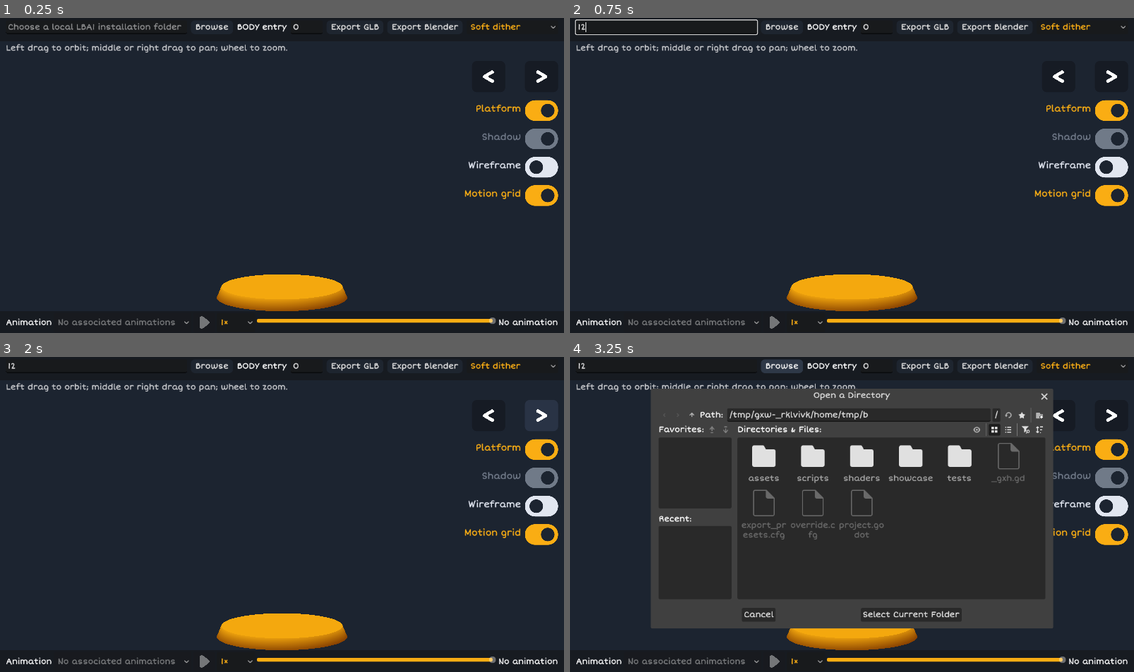
Above: before the commit, frames 1-4 (two rows, left to right).
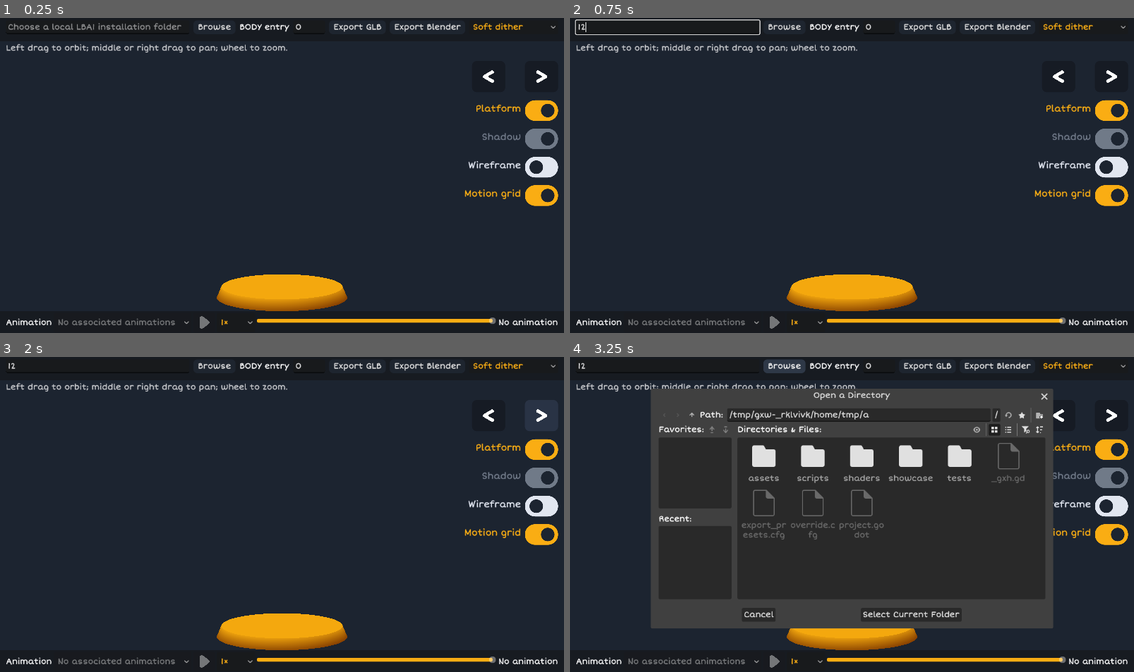
Above: after the commit, the same moments.

Repository: jvetulani/LBAModelRenderer
Game: Godot game, scene res://assets/scenes/main.tscn
Same seed, same stepped clock (60 frames per second), same inputs: the game is played once before the commit and once after it.
Inputs (mouse positions are in pixels of both pictures, inside the frame that each line leads up to):
- Up to frame 1 (0.25 s): no input
- Up to frame 2 (0.75 s): click (665, 27) at 0.52 s; type "12" at 0.6 s
- Up to frame 3 (2 s): click (541, 416) at 1.25 s
- Up to frame 4 (3.25 s): click (1111, 416) at 2 s; click "Browse" at 2.75 s

The runs differ from the first frame. In frame 1, 0.6% of the frame differs, in the area x 34-93%, y 1-5%; in frame 2, 0.6%; in frame 3, 0.6%; in frame 4, 0.7%, in the area x 33-93%, y 0-20%.

Commit message:
Match soft dither to source palette and simplify shading modes

Diff:
--- a/assets/scenes/main.tscn
+++ b/assets/scenes/main.tscn
@@ -28,7 +28,7 @@
 shader_parameter/palette_index_override = 240
 shader_parameter/use_mesh_lighting = true
 shader_parameter/mesh_light_span = 7.0
-shader_parameter/dither_mode = 2
+shader_parameter/dither_mode = 4
 shader_parameter/dither_pixel_scale = 1.0
 shader_parameter/platform_style = true
 shader_parameter/source_light_vector = Vector3(-25.8, 37.6, 37.6)
--- a/assets/scenes/mainui.tscn
+++ b/assets/scenes/mainui.tscn
@@ -169,18 +169,14 @@
 [node name="DitherMode" type="OptionButton" parent="Screen/TopPanel/Vertical/SourceRow"]
 layout_mode = 2
 selected = 1
-item_count = 5
+item_count = 3
 popup/item_0/text = "Dither off"
 popup/item_0/id = 0
 popup/item_1/text = "Soft dither"
 popup/item_1/id = 4
-popup/item_2/text = "Strong dither"
-popup/item_2/id = 2
-popup/item_3/text = "Modern smooth"
-popup/item_3/id = 3
-popup/item_4/text = "Original palette"
-popup/item_4/id = 1
-tooltip_text = "Original palette uses source-style palette bands and dithered faces; lighting remains approximate. Soft and strong dither use the gentler preview light curve."
+popup/item_2/text = "Modern smooth"
+popup/item_2/id = 3
+tooltip_text = "Soft dither follows the model and uses the source palette light range. Dither off shows its bands; Modern smooth uses per-pixel lighting."
 theme_override_colors/font_color = Color(0.98, 0.68, 0.075, 1)
 theme_override_colors/font_pressed_color = Color(0.12, 0.10, 0.02, 1)
 theme_override_styles/pressed = SubResource("PressedStyle")
--- a/shaders/lba2_character.gdshader
+++ b/shaders/lba2_character.gdshader
@@ -15,6 +15,7 @@
 uniform float reverse_shade_strength = 0.0;
 uniform int dither_mode = 4;
 uniform float dither_pixel_scale = 1.0;
+uniform float soft_dither_strength = 0.7;
 uniform vec3 source_light_vector = vec3(-4.4, 6.41, 6.41);
 
 varying flat float face_palette_index;
@@ -109,9 +110,6 @@
 		int texture_kind = int(face_render_type) % 4;
 		float light_row = clamp(texture_kind == 0 ? normal_light_level : texture_shade, 0.0, 15.0);
 		float row = dither_mode == 3 || dither_mode == 4 ? floor(light_row) : floor(light_row + 0.5);
-		if (dither_mode == 2) {
-			row = floor(light_row) + (fract(light_row) > aperiodic_threshold(FRAGCOORD.xy) ? 1.0 : 0.0);
-		}
 		float mapped_index = floor(texture(shade_table, vec2((base_index + 0.5) / 256.0, (row + 0.5) / 256.0)).r * 255.0 + 0.5);
 		vec3 texture_color = texture(palette_texture, vec2((mapped_index + 0.5) / 256.0, 0.5)).rgb;
 		if (dither_mode == 3 || dither_mode == 4) {
@@ -122,7 +120,7 @@
 			if (dither_mode == 4) {
 				vec2 coord = anchored_dither_coord();
 				vec3 stepped_color = fraction > anchored_dither_threshold(coord) ? next_color : texture_color;
-				texture_color = mix(smooth_color, stepped_color, anchored_dither_weight(coord));
+				texture_color = mix(smooth_color, stepped_color, anchored_dither_weight(coord) * soft_dither_strength);
 			} else {
 				texture_color = smooth_color;
 			}
@@ -151,14 +149,14 @@
 		if (dither_mode == 4) {
 			vec2 coord = anchored_dither_coord();
 			vec3 stepped_color = fraction > anchored_dither_threshold(coord) ? upper_color : lower_color;
-			ALBEDO = mix(smooth_color, stepped_color, anchored_dither_weight(coord));
+			ALBEDO = mix(smooth_color, stepped_color, anchored_dither_weight(coord) * soft_dither_strength);
 		} else {
 			ALBEDO = smooth_color;
 		}
 	} else {
 		int kind = int(floor(face_render_type + 0.5));
 		bool source_dither = kind == 3 || kind == 5 || kind == 7 || kind == 11 || kind == 15 || kind == 19 || kind == 23;
-		bool dither = (dither_mode == 1 && source_dither) || (dither_mode == 2 && shade > 0.0);
+		bool dither = dither_mode == 1 && source_dither;
 		float index = lower_index;
 		if (dither) {
 			float threshold = aperiodic_threshold(FRAGCOORD.xy);
--- a/shaders/lba_character.gdshader
+++ b/shaders/lba_character.gdshader
@@ -13,9 +13,10 @@
 uniform bool use_mesh_lighting = false;
 uniform float mesh_light_span = 7.0;
 // 0 = palette bands, 1 = source MAT_DITHER faces (diagnostic),
-// 2 = strong screen dither, 3 = smooth, 4 = soft model-anchored dither.
+// 3 = smooth, 4 = soft model-anchored dither.
 uniform int dither_mode = 4;
 uniform float dither_pixel_scale = 1.0;
+uniform float soft_dither_strength = 0.7;
 uniform bool platform_style = false;
 // Approximate integer vector from LBA1 SetLightVector(896, 950, 0): a
 // 59-unit light rotated by the game's angle convention. Scene light changes
@@ -61,7 +62,7 @@
 }
 
 float keep_in_palette_ramp(float base_index, float lit_index) {
-	if (palette_ramp_size < 2.0 || dither_mode < 2) {
+	if (palette_ramp_size < 2.0 || (dither_mode != 3 && dither_mode != 4)) {
 		return mod(lit_index, 256.0);
 	}
 	float ramp_start = floor(base_index / palette_ramp_size) * palette_ramp_size;
@@ -105,11 +106,9 @@
 		float vertex_shade = palette_index_override >= 0
 			? 0.0
 			: max(dot(CUSTOM0.xyz, source_light_vector), 0.0) / max(CUSTOM0.w, 1.0);
-		// Preview modes share one continuous light curve. Rounding before the
-		// fragment would expose triangle boundaries and darken strong dither.
-		// The source palette modes keep their original, more contrasty bands.
-		float preview_shade = 3.0 + vertex_shade * 0.65;
-		float shade = dither_mode >= 2 && palette_index_override < 0 ? preview_shade : floor(vertex_shade);
+		// Soft dither interpolates the original palette light value before
+		// resolving its bands. Its mean shade matches the source palette mode.
+		float shade = dither_mode == 4 && palette_index_override < 0 ? max(vertex_shade - 0.75, 0.0) : floor(vertex_shade);
 		source_palette_index = keep_in_palette_ramp(base_index, base_index + shade);
 		source_render_type = palette_index_override >= 0 ? -1.0 : UV2.y;
 	}
@@ -130,9 +129,6 @@
 				? clamp(source_palette_index - source_base_index, 0.0, 15.0)
 				: normal_light_level;
 			float row = soft_shade || dither_mode == 3 ? floor(lighting) : floor(lighting + 0.5);
-			if (dither_mode == 2) {
-				row = floor(lighting) + (fract(lighting) > aperiodic_threshold(FRAGCOORD.xy) ? 1.0 : 0.0);
-			}
 			texel = floor(texture(shade_table, vec2((texel + 0.5) / 256.0, (row + 0.5) / 256.0)).r * 255.0 + 0.5);
 			if (soft_shade || dither_mode == 3) {
 				float next_index = floor(texture(shade_table, vec2((original_texel + 0.5) / 256.0, (min(row + 1.0, 15.0) + 0.5) / 256.0)).r * 255.0 + 0.5);
@@ -143,7 +139,7 @@
 				if (soft_shade) {
 					vec2 coord = anchored_dither_coord();
 					vec3 stepped_color = fraction > anchored_dither_threshold(coord) ? upper_color : lower_color;
-					shaded_color = mix(shaded_color, stepped_color, anchored_dither_weight(coord));
+					shaded_color = mix(shaded_color, stepped_color, anchored_dither_weight(coord) * soft_dither_strength);
 				}
 			}
 		}
@@ -158,16 +154,13 @@
 		if (dither_mode != 3 && dither_mode != 4) {
 			float steps = level * 8.0;
 			float threshold = 0.5;
-			if (dither_mode == 2) {
-				threshold = aperiodic_threshold(FRAGCOORD.xy);
-			}
 			level = (floor(steps) + (fract(steps) > threshold ? 1.0 : 0.0)) / 8.0;
 		}
 		ALBEDO = mix(vec3(0.42, 0.15, 0.015), vec3(0.98, 0.68, 0.075), level);
 		ROUGHNESS = 1.0;
 	} else if ((dither_mode == 3 || dither_mode == 4) && source_render_type >= 7.0) {
 		float pixel_shade = max(dot(normalize(pixel_source_normal), source_light_vector), 0.0) * pixel_light_scale;
-		float smooth_index = dither_mode == 3 ? keep_in_palette_ramp(source_base_index, source_base_index + 3.0 + pixel_shade * 0.65) : source_palette_index;
+		float smooth_index = dither_mode == 3 ? keep_in_palette_ramp(source_base_index, source_base_index + pixel_shade) : source_palette_index;
 		float lower_index = floor(smooth_index);
 		float upper_index = mod(lower_index + 1.0, 256.0);
 		vec3 lower_color = texture(palette_texture, vec2((lower_index + 0.5) / 256.0, 0.5)).rgb;
@@ -177,35 +170,29 @@
 		if (dither_mode == 4) {
 			vec2 coord = anchored_dither_coord();
 			vec3 stepped_color = fraction > anchored_dither_threshold(coord) ? upper_color : lower_color;
-			ALBEDO = mix(ALBEDO, stepped_color, anchored_dither_weight(coord));
+			ALBEDO = mix(ALBEDO, stepped_color, anchored_dither_weight(coord) * soft_dither_strength);
 		}
 		ROUGHNESS = 1.0;
 	} else {
-		bool dither_face = (dither_mode == 1 && source_render_type >= 10.0)
-			|| (dither_mode == 2 && source_render_type >= 9.0);
+		bool dither_face = dither_mode == 1 && source_render_type >= 10.0;
 		if (dither_face) {
 			// LBA1 type 10 uses the dedicated SVGAPolyDith scanline path.
 			// Diffuse the 8.8 palette-index fraction along each screen row. The
 			// prefix sum is evaluated analytically in short blocks, so each fragment
 			// runs in constant time even at 4K. Original polygon-edge scan conversion
 			// and low-byte rotation still need a matched-game reference.
-			float cell = dither_mode == 1 ? 1.0 : max(dither_pixel_scale, 1.0);
+			float cell = 1.0;
 			float cell_x = floor(FRAGCOORD.x / cell);
 			float local_x = mod(cell_x, 64.0);
 			float row = floor(FRAGCOORD.y / cell);
 			float block = floor(cell_x / 64.0);
 			float phase = fract(row * 0.61803398875 + block * 0.41421356237);
-			if (dither_mode == 2) {
-				float lower = floor(source_palette_index);
-				palette_index = lower + (fract(source_palette_index) > aperiodic_threshold(FRAGCOORD.xy) ? 1.0 : 0.0);
-			} else {
 			float shade = floor(source_palette_index * 256.0) / 256.0;
 			float gradient = dFdx(source_palette_index) * cell;
 			float first = shade - gradient * local_x;
 			float prefix = (local_x + 1.0) * first + gradient * local_x * (local_x + 1.0) * 0.5;
 			float previous = local_x * first + gradient * (local_x - 1.0) * local_x * 0.5;
 			palette_index = floor(prefix + phase) - floor(previous + phase);
-			}
 		}
 		palette_index = mod(palette_index, 256.0);
 		ALBEDO = texture(palette_texture, vec2((palette_index + 0.5) / 256.0, 0.5)).rgb;
--- a/tests/capture_viewer.gd
+++ b/tests/capture_viewer.gd
@@ -16,6 +16,7 @@
 	var hide_opaque := false
 	var hide_platform := false
 	var dither_mode := 4
+	var soft_strength := -1.0
 	var animation_index := -1
 	var animation_frame := -1
 	var palette_index := -1
@@ -48,10 +49,10 @@
 			dither_mode = 0
 		elif argument == "--dither=source":
 			dither_mode = 1
-		elif argument == "--dither=strong":
-			dither_mode = 2
 		elif argument == "--dither=soft":
 			dither_mode = 4
+		elif argument.begins_with("--soft-strength="):
+			soft_strength = float(argument.trim_prefix("--soft-strength="))
 		elif argument == "--shading=smooth":
 			dither_mode = 3
 		elif argument.begins_with("--anim-index="):
@@ -99,6 +100,8 @@
 			return
 	ui.set_source(game_path, body_index)
 	viewer.set_dither_mode(dither_mode)
+	if soft_strength >= 0.0:
+		(viewer.character.get_node("Polygons").material_override as ShaderMaterial).set_shader_parameter("soft_dither_strength", clampf(soft_strength, 0.0, 1.0))
 	viewer.set_wireframe_visible(wireframe)
 	if animation_index >= 0:
 		var selected := viewer.select_animation(animation_index)
--- a/tests/validate_ui_export.gd
+++ b/tests/validate_ui_export.gd
@@ -30,8 +30,8 @@
 	if ui.dither_mode.get_selected_id() != 4:
 		_fail("Soft dither is not the default shading choice")
 		return
-	if ui.dither_mode.get_item_index(1) < 0:
-		_fail("Original palette mode is missing from the selector")
+	if ui.dither_mode.get_item_index(1) >= 0 or ui.dither_mode.get_item_index(2) >= 0:
+		_fail("Unused source and strong dither modes remain in the selector")
 		return
 	ui.dither_changed.emit(3)
 	var viewer: CharacterViewer = main.get_node("CharacterViewer")
@@ -42,10 +42,6 @@
 	ui.dither_changed.emit(4)
 	if platform_material.get_shader_parameter("dither_mode") != 4 or character_material.get_shader_parameter("dither_mode") != 4:
 		_fail("Soft dither did not restore the platform and character shading")
-		return
-	ui.dither_changed.emit(1)
-	if platform_material.get_shader_parameter("dither_mode") != 1 or character_material.get_shader_parameter("dither_mode") != 1:
-		_fail("Original palette mode did not reach both meshes")
 		return
 	ui.motion_grid_visible_changed.emit(false)
 	if viewer._motion_grid_enabled:
Not shown, added: tests/validate_boat_sail.gd.uid
Not shown, changed: README.md
Not shown, changed: docs/rendering_research.md
Not shown, changed: docs/validation.md
